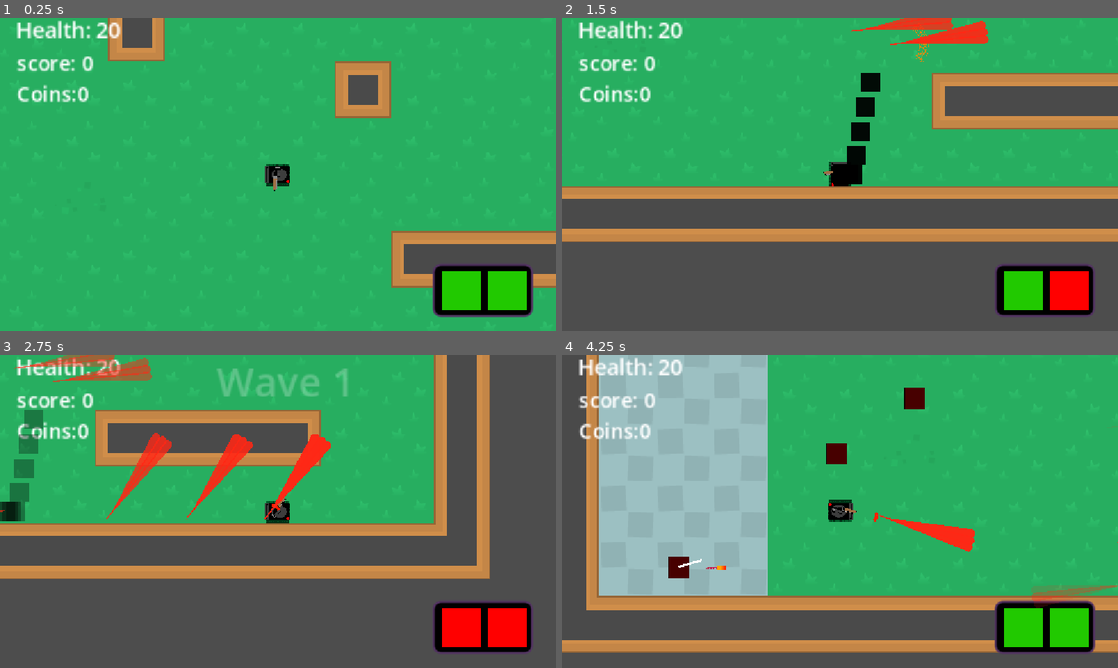
Above: before the commit, frames 1-4 (two rows, left to right).
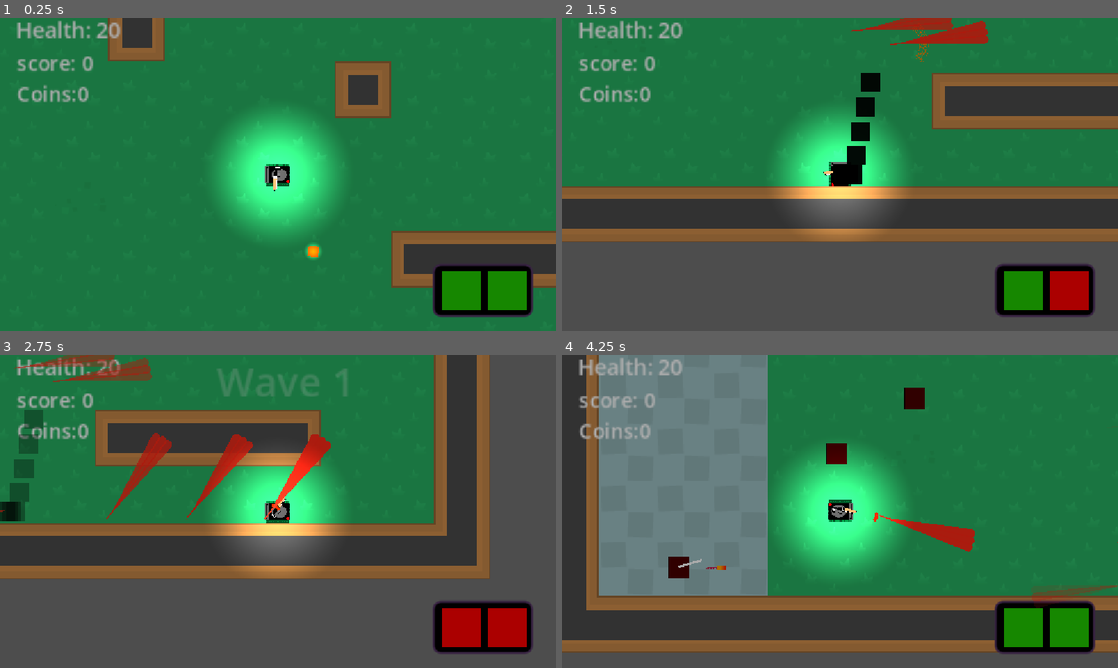
Above: after the commit, the same moments.

Repository: isaacK-428/shot_gun_craze
Game: Godot game, scene res://scenes/maps/courtyard.tscn
Same seed, same stepped clock (60 frames per second), same inputs: the game is played once before the commit and once after it.
Inputs (mouse positions are in pixels of both pictures, inside the frame that each line leads up to):
- Up to frame 1 (0.25 s): no input
- Up to frame 2 (1.5 s): move the mouse to (962, 158) at 0.52 s; hold Right (go_right) 0.53-1.28 s; hold Space (shoot) 0.53-1.28 s; move the mouse to (728, 190) at 1.27 s; hold Down (go_down) from 1.28 s (still down); tap Shift (dash) at 1.35 s
- Up to frame 3 (2.75 s): tap Space (shoot) at 1.55 s; move the mouse to (333, 442) at 2.02 s; release Down (go_down) at 2.03 s; hold Right (go_right) from 2.03 s (still down); hold Space (shoot) from 2.03 s (still down); tap E (melee_attack) at 2.1 s
- Up to frame 4 (4.25 s): move the mouse to (812, 574) at 2.77 s; release Right (go_right) at 2.78 s; release Space (shoot) at 2.78 s; hold Up (go_up) 2.78-3.53 s; tap Space (shoot) at 2.85 s; move the mouse to (1006, 558) at 3.52 s; hold Left (go_left) from 3.53 s (still down); hold Space (shoot) from 3.53 s (still down)

The runs differ from the first frame. In frame 1, 93% of the frame differs, in the area x 0-100%, y 0-100%; in frame 2, 58%; in frame 3, 49%; in frame 4, 79%.

Commit message:
I forget what I was doing
no clue what all these changes are sorry :(

Diff:
--- a/scenes/maps/courtyard.tscn
+++ b/scenes/maps/courtyard.tscn
@@ -6,6 +6,7 @@
 [ext_resource type="PackedScene" uid="uid://urw3dtjpdxq5" path="res://scenes/player.tscn" id="4_6njbu"]
 [ext_resource type="PackedScene" uid="uid://dmjpu32frimxm" path="res://scenes/enemy_spawner.tscn" id="5_jupbj"]
 [ext_resource type="PackedScene" uid="uid://bumyycpihha8h" path="res://scenes/interest_point.tscn" id="6_n25pp"]
+[ext_resource type="PackedScene" uid="uid://trr2cu205jtd" path="res://scenes/power_up.tscn" id="7_0ih4i"]
 
 [node name="defualt_map" type="Node2D" unique_id=1647013442]
 script = ExtResource("1_wwbxq")
@@ -43,3 +44,9 @@
 
 [node name="interest_point3" parent="." unique_id=997267898 instance=ExtResource("6_n25pp")]
 position = Vector2(486, 167)
+
+[node name="power_up" parent="." unique_id=1819289513 instance=ExtResource("7_0ih4i")]
+position = Vector2(40, 87)
+
+[node name="CanvasModulate" type="CanvasModulate" parent="." unique_id=1237438273]
+color = Color(0.67275155, 0.67275155, 0.6727515, 1)
--- a/scenes/player.tscn
+++ b/scenes/player.tscn
@@ -66,6 +66,16 @@
 [sub_resource type="RectangleShape2D" id="RectangleShape2D_ur7pv"]
 size = Vector2(19.442299, 18.479092)
 
+[sub_resource type="Gradient" id="Gradient_smehm"]
+interpolation_mode = 2
+offsets = PackedFloat32Array(0, 0.7078313)
+colors = PackedColorArray(1, 1, 1, 1, 0, 0, 0, 1)
+
+[sub_resource type="GradientTexture2D" id="GradientTexture2D_ur7pv"]
+gradient = SubResource("Gradient_smehm")
+fill = 1
+fill_from = Vector2(0.5, 0.5)
+
 [node name="player" type="CharacterBody2D" unique_id=156242723 groups=["player"]]
 scale = Vector2(1.16, 1.16)
 collision_mask = 12
@@ -261,6 +271,21 @@
 [node name="fireball_timer" type="Timer" parent="." unique_id=1529643793]
 wait_time = 8.450999999999999
 one_shot = true
+
+[node name="shoot" type="AudioStreamPlayer" parent="." unique_id=1993835508]
+
+[node name="melee_swing" type="AudioStreamPlayer" parent="." unique_id=159031743]
+
+[node name="power_up_heal" type="AudioStreamPlayer" parent="." unique_id=1167678177]
+
+[node name="power_up_strength" type="AudioStreamPlayer" parent="." unique_id=1168255368]
+
+[node name="move" type="AudioStreamPlayer" parent="." unique_id=483770522]
+
+[node name="PointLight2D" type="PointLight2D" parent="." unique_id=1267145944]
+scale = Vector2(2.35, 2.35)
+energy = 1.2
+texture = SubResource("GradientTexture2D_ur7pv")
 
 [connection signal="body_entered" from="enemy_detect" to="." method="_on_enemy_detect_body_entered"]
 [connection signal="body_exited" from="enemy_detect" to="." method="_on_enemy_detect_body_exited"]
--- a/scenes/power_up.gd
+++ b/scenes/power_up.gd
@@ -2,6 +2,9 @@
 @export var type: int = 1
 @onready var strength: Sprite2D = $strength
 @onready var health: Sprite2D = $health
+@onready var health_light: PointLight2D = $health_light
+@onready var strength_light: PointLight2D = $strength_light
+
 
 # Called when the node enters the scene tree for the first time.
 func _ready() -> void:
@@ -12,14 +15,20 @@
 	if chance == 1:
 		health.show()
 		type=1
+		strength_light.queue_free()
+		strength.queue_free()
+
 	if chance >=2:
 		strength.show()
+		health_light.queue_free()
+		health.queue_free()
 		type=2
 
 
 # Called every frame. 'delta' is the elapsed time since the previous frame.
 func _process(delta: float) -> void:
-	pass
+	if strength:
+		strength.rotate(delta*0.5)
 
 
 func _on_body_entered(body: Node2D) -> void:
--- a/scenes/power_up.tscn
+++ b/scenes/power_up.tscn
@@ -4,20 +4,164 @@
 
 [sub_resource type="Gradient" id="Gradient_a6us8"]
 offsets = PackedFloat32Array(0)
-colors = PackedColorArray(0.54509807, 0.3647059, 1, 1)
+colors = PackedColorArray(0.91, 0.3791667, 0, 1)
 
 [sub_resource type="GradientTexture2D" id="GradientTexture2D_j7my0"]
 gradient = SubResource("Gradient_a6us8")
 
 [sub_resource type="Gradient" id="Gradient_j7my0"]
-offsets = PackedFloat32Array(0.012048192, 1)
-colors = PackedColorArray(1, 0, 0, 1, 0, 1, 0, 1)
+offsets = PackedFloat32Array(0)
+colors = PackedColorArray(0.36244923, 0.40725544, 0.14572513, 1)
 
 [sub_resource type="GradientTexture2D" id="GradientTexture2D_ig136"]
 gradient = SubResource("Gradient_j7my0")
 
 [sub_resource type="RectangleShape2D" id="RectangleShape2D_ig136"]
 size = Vector2(133.33333, 120)
+
+[sub_resource type="Animation" id="Animation_j7my0"]
+length = 0.001
+tracks/0/type = "value"
+tracks/0/imported = false
+tracks/0/enabled = true
+tracks/0/path = NodePath("strength:position")
+tracks/0/interp = 1
+tracks/0/loop_wrap = true
+tracks/0/keys = {
+"times": PackedFloat32Array(0),
+"transitions": PackedFloat32Array(1),
+"update": 0,
+"values": [Vector2(0, 0)]
+}
+tracks/1/type = "value"
+tracks/1/imported = false
+tracks/1/enabled = true
+tracks/1/path = NodePath("strength:scale")
+tracks/1/interp = 1
+tracks/1/loop_wrap = true
+tracks/1/keys = {
+"times": PackedFloat32Array(0),
+"transitions": PackedFloat32Array(1),
+"update": 0,
+"values": [Vector2(1, 1)]
+}
+tracks/2/type = "value"
+tracks/2/imported = false
+tracks/2/enabled = true
+tracks/2/path = NodePath("strength:texture")
+tracks/2/interp = 1
+tracks/2/loop_wrap = true
+tracks/2/keys = {
+"times": PackedFloat32Array(0),
+"transitions": PackedFloat32Array(1),
+"update": 1,
+"values": [SubResource("GradientTexture2D_j7my0")]
+}
+
+[sub_resource type="Gradient" id="Gradient_ig136"]
+offsets = PackedFloat32Array(0.019444445)
+colors = PackedColorArray(0.84175146, 0.40124944, 0.7097181, 1)
+
+[sub_resource type="GradientTexture2D" id="GradientTexture2D_6iuya"]
+gradient = SubResource("Gradient_ig136")
+
+[sub_resource type="Animation" id="Animation_uk6or"]
+resource_name = "pulse"
+loop_mode = 1
+tracks/0/type = "value"
+tracks/0/imported = false
+tracks/0/enabled = true
+tracks/0/path = NodePath("strength:position")
+tracks/0/interp = 1
+tracks/0/loop_wrap = true
+tracks/0/keys = {
+"times": PackedFloat32Array(),
+"transitions": PackedFloat32Array(),
+"update": 0,
+"values": []
+}
+tracks/1/type = "value"
+tracks/1/imported = false
+tracks/1/enabled = true
+tracks/1/path = NodePath("strength:scale")
+tracks/1/interp = 1
+tracks/1/loop_wrap = true
+tracks/1/keys = {
+"times": PackedFloat32Array(0, 0.5456653),
+"transitions": PackedFloat32Array(1, 1),
+"update": 0,
+"values": [Vector2(1, 1), Vector2(1.54, 1.54)]
+}
+tracks/2/type = "value"
+tracks/2/imported = false
+tracks/2/enabled = true
+tracks/2/path = NodePath("strength:texture")
+tracks/2/interp = 1
+tracks/2/loop_wrap = true
+tracks/2/keys = {
+"times": PackedFloat32Array(0.53333336),
+"transitions": PackedFloat32Array(1),
+"update": 1,
+"values": [SubResource("GradientTexture2D_6iuya")]
+}
+
+[sub_resource type="AnimationLibrary" id="AnimationLibrary_bmfpq"]
+_data = {
+&"RESET": SubResource("Animation_j7my0"),
+&"pulse": SubResource("Animation_uk6or")
+}
+
+[sub_resource type="Gradient" id="Gradient_smehm"]
+interpolation_mode = 2
+offsets = PackedFloat32Array(0, 0.7078313)
+colors = PackedColorArray(1, 1, 1, 1, 0, 0, 0, 1)
+
+[sub_resource type="GradientTexture2D" id="GradientTexture2D_uk6or"]
+gradient = SubResource("Gradient_smehm")
+fill = 1
+fill_from = Vector2(0.5, 0.5)
+
+[sub_resource type="Animation" id="Animation_6iuya"]
+length = 0.001
+tracks/0/type = "value"
+tracks/0/imported = false
+tracks/0/enabled = true
+tracks/0/path = NodePath("health:texture:gradient")
+tracks/0/interp = 1
+tracks/0/loop_wrap = true
+tracks/0/keys = {
+"times": PackedFloat32Array(0),
+"transitions": PackedFloat32Array(1),
+"update": 1,
+"values": [SubResource("Gradient_j7my0")]
+}
+
+[sub_resource type="Gradient" id="Gradient_uk6or"]
+offsets = PackedFloat32Array(0)
+colors = PackedColorArray(0.14850274, 0.48048007, 0.67297226, 1)
+
+[sub_resource type="Animation" id="Animation_bmfpq"]
+resource_name = "idle"
+length = 1.0333333
+loop_mode = 1
+tracks/0/type = "value"
+tracks/0/imported = false
+tracks/0/enabled = true
+tracks/0/path = NodePath("health:texture:gradient")
+tracks/0/interp = 1
+tracks/0/loop_wrap = true
+tracks/0/keys = {
+"times": PackedFloat32Array(0, 0.5045926),
+"transitions": PackedFloat32Array(1.0717733, 2.297392),
+"update": 1,
+"values": [SubResource("Gradient_j7my0"), SubResource("Gradient_uk6or")]
+}
+
+[sub_resource type="AnimationLibrary" id="AnimationLibrary_l224l"]
+_data = {
+&"RESET": SubResource("Animation_6iuya"),
+&"idle": SubResource("Animation_bmfpq")
+}
 
 [node name="power_up" type="Area2D" unique_id=1819289513 groups=["delete"]]
 scale = Vector2(0.15, 0.15)
@@ -25,14 +169,34 @@
 script = ExtResource("1_j7my0")
 
 [node name="strength" type="Sprite2D" parent="." unique_id=1210873577]
+visible = false
 texture = SubResource("GradientTexture2D_j7my0")
 
 [node name="health" type="Sprite2D" parent="." unique_id=83544206]
+texture = SubResource("GradientTexture2D_ig136")
+
+[node name="CollisionShape2D" type="CollisionShape2D" parent="." unique_id=1395166870]
 visible = false
-texture = SubResource("GradientTexture2D_ig136")
-
-[node name="CollisionShape2D" type="CollisionShape2D" parent="." unique_id=1395166870]
 position = Vector2(1.5894572e-06, 0)
 shape = SubResource("RectangleShape2D_ig136")
 
+[node name="AnimationPlayer" type="AnimationPlayer" parent="." unique_id=1667309011]
+libraries/ = SubResource("AnimationLibrary_bmfpq")
+autoplay = &"pulse"
+
+[node name="strength_light" type="PointLight2D" parent="." unique_id=1826844122]
+scale = Vector2(2.35, 2.35)
+energy = 1.2
+texture = SubResource("GradientTexture2D_uk6or")
+
+[node name="health_light" type="PointLight2D" parent="." unique_id=11401580]
+scale = Vector2(2.35, 2.35)
+color = Color(2.6471912e-06, 0.64401746, 0.27078792, 1)
+energy = 1.2
+texture = SubResource("GradientTexture2D_uk6or")
+
+[node name="AnimationPlayer2" type="AnimationPlayer" parent="." unique_id=1178630295]
+libraries/ = SubResource("AnimationLibrary_l224l")
+autoplay = &"idle"
+
 [connection signal="body_entered" from="." to="." method="_on_body_entered"]
--- a/scripts/player.gd
+++ b/scripts/player.gd
@@ -17,6 +17,11 @@
 @onready var hud: Control = $Camera2D/HUD
 @onready var frost_ability_timer: Timer = $frost_ability_timer
 @onready var fireball_timer: Timer = $fireball_timer
+@onready var shoot_sound: AudioStreamPlayer = $shoot
+@onready var melee_swing_sound: AudioStreamPlayer = $melee_swing
+@onready var power_up_heal_sound: AudioStreamPlayer = $power_up_heal
+@onready var power_up_strength_sound: AudioStreamPlayer = $power_up_strength
+@onready var move_sound: AudioStreamPlayer = $move
 
 
 var change_perks = false
--- a/scripts/shop.gd
+++ b/scripts/shop.gd
@@ -26,7 +26,6 @@
 	coins = cheese.coins
 	cheese.coins = coins
 	coins_label.text = "Coins: "+str(coins)
-	coins = 40
 
 
 
